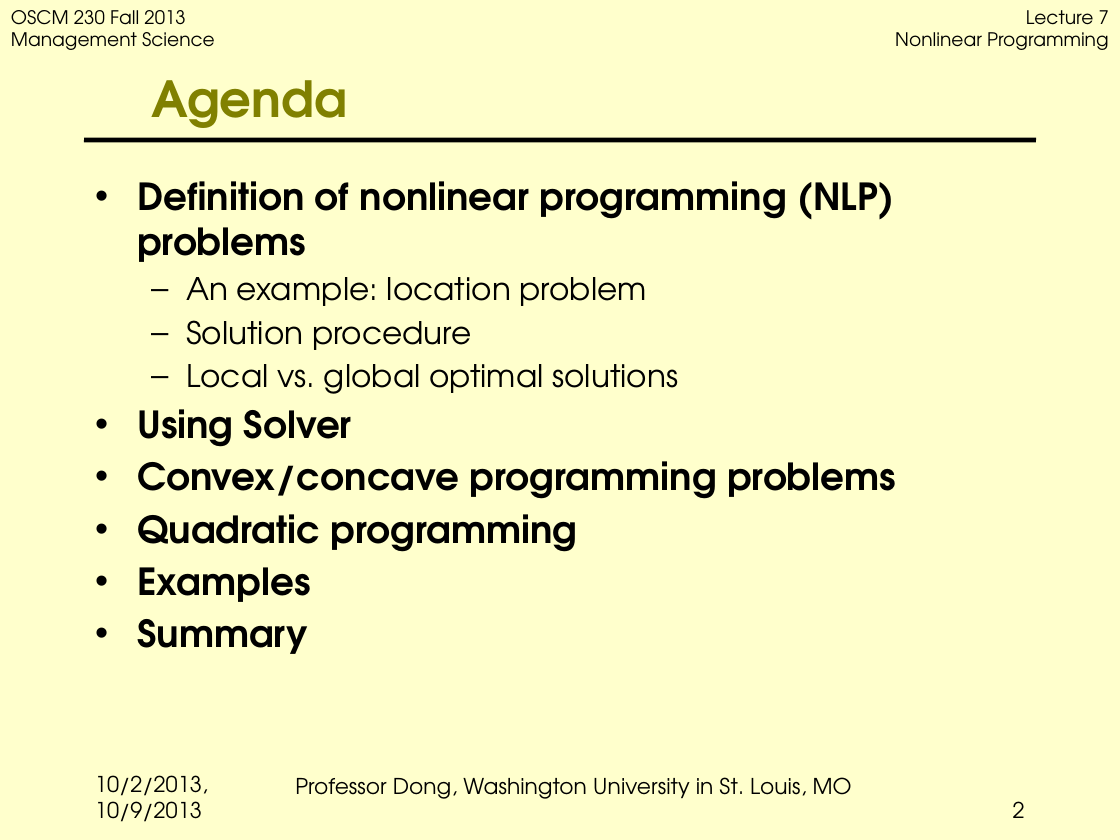
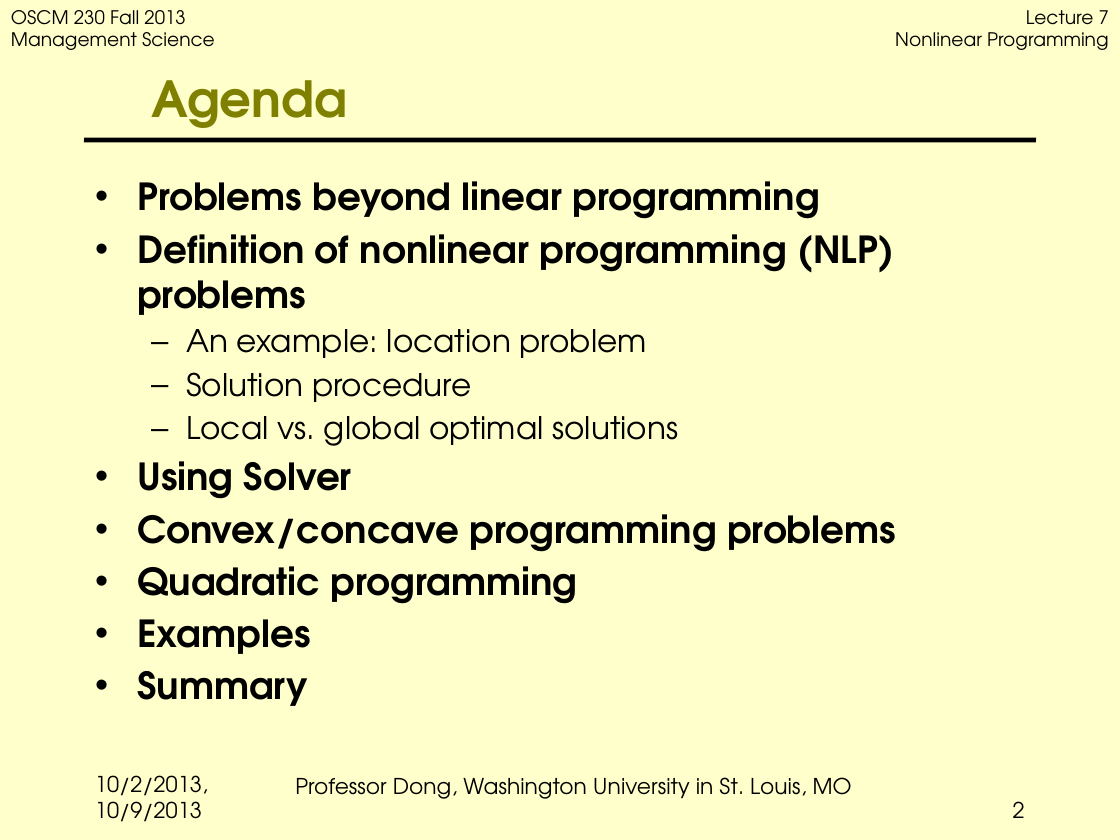
Before and after one commit to jbf232/OSCM230, a slide deck: slide 2 of Fall 2015/Lectures/Lecture 7 Nonlinear programming/Lecture 7 NLP.pptx. Drawn at 1120x840 pixels with LibreOffice and Linux fonts; fonts in the diff are those of the drawing; background and template pictures are left out. Boxes give left, top, right and bottom in pixels: in the first picture for what was removed or moved away, otherwise in the second. Text is boxed around its words. In the diff, an @@ line names an element or a change of style, - is before the commit and + after.

```diff
--- a/Fall 2015/Lectures/Lecture 7 Nonlinear programming/Lecture 7 NLP.pptx
+++ b/Fall 2015/Lectures/Lecture 7 Nonlinear programming/Lecture 7 NLP.pptx
@@ text at [137, 181, 820, 219]: paragraph added @@
+• Problems beyond linear programming
```
Also in this commit, not shown: 2 other slides changed, 1 slide added, 2 other files.
